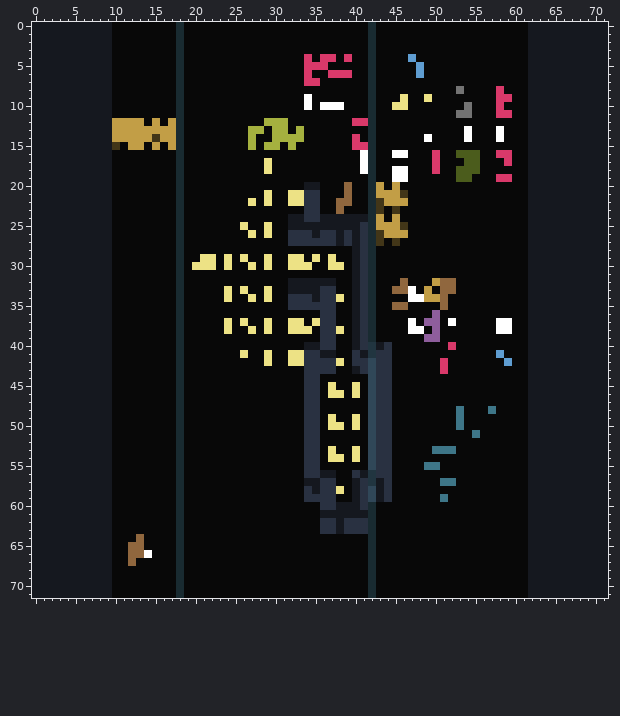
Two states of a sprite sheet, less.png. This is how it looked before the edit.
The file is 72x72 pixels. Colours within 5 levels of each other are drawn and written as one.
After:
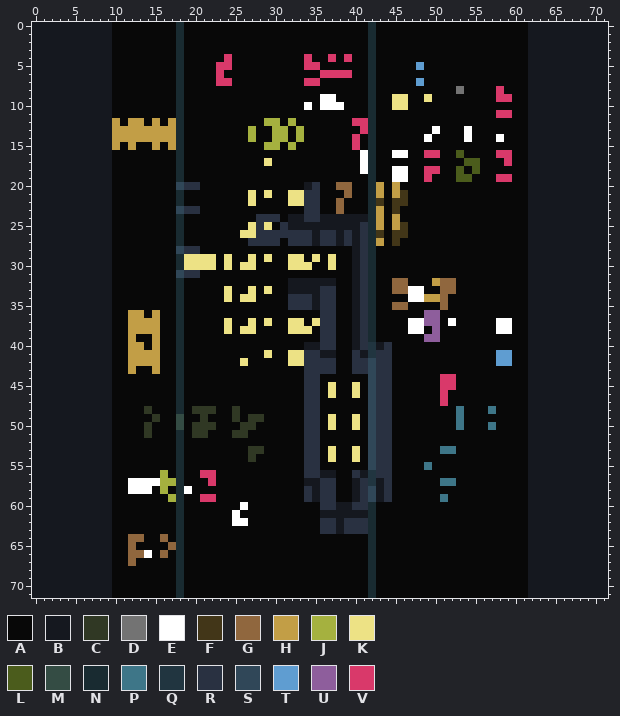
Palette (. is transparent): A #080808  B #15181f  C #303824  D #737373  E #ffffff  F #423618  G #90673e  H #c29e46  J #a5b13f  K #ede285  L #4b5c1c  M #344c44  N #192b31  P #3e7688  Q #213540  R #293141  S #304758  T #5f9dd1  U #8e5e9c  V #d9396a
What changed:
Changed rows in their new state; - is an unchanged pixel.
first column x 10:
 4 --------------V-----------A----------A------------
 5 -------------VV-----------A-----------------------
 6 -------------V----------A-V-----------A-----------
 7 -------------VV-----------------------T-----------
 9 ------------------------A-EE-------K--------------
10 --------------------------------------------A---A-
11 -------------------------------------------AA-----
12 -A-------------------AJ---------------------------
13 ------------------A------------V--------E-------A-
14 -----H----------------A---------------------------
15 H--A-------------A-------------A------------------
16 ---------------------------------------V----AA----
17 ----------------------------------------A---------
18 -------------------A-------------------V----A-----
19 ---------------------------------------V----------
20 --------SRR--------------R--G---------------------
21 -----------------K----------------A---------------
22 -------------------A---------A----AFF-------------
23 --------SRR----------------------H----------------
24 ------------------RRR-----------------------------
25 ----------------AKR--R------------A---------------
26 ----------------K-RRRR------------AFF-------------
27 -----------------RRRR----B-------H----------------
28 --------SRR---------------------------------------
29 ---------KK-----AK--------------------------------
30 ---------K------K--A--------A---------------------
31 --------SRR---------------------------------------
32 -----------------------------------G--------------
33 ----------------AK--------------------EA----------
34 ----------------K--A--------A---------------------
35 -------------------------B------------------------
36 --HH-H---------------------------------U----------
37 --HHHH----------AK--------------------E-----------
38 --HHHH----------K--A--------A---------------------
39 --H--H--------------------------------------------
40 --HH-H------------------------------------A-------
41 --HHHH----------A--------------------------------T
42 --HHHH----------K--A--------A------------A------T-
43 --H--H------------------------R----------A--------
44 -----------------------------------------VV-------
45 -----------------------------------------VV-------
46 ----------------------------A------------V--------
47 -----------------------------------------V--------
48 ----C-----CCC--C----------------------------------
49 -----C--M--C---C-CC-------------------------------
50 ----C---M-CCC---CC----------A------------------P--
51 ----C-----CC---CC----------------------------A----
53 -----------------CC---------------------A---------
54 -----------------C----------A---------------------
55 ----------------------------------------A---------
56 ------J----VV-------------------------------------
57 --EEEEJJ----V-------------------------------------
58 --EEE-J--E------------------A---------------------
59 -------J---VV------------B------------------------
60 ----------------E-------------R-------------------
61 ---------------E----------------------------------
62 ---------------EE---------------------------------
64 --G---G-------------------------------------------
65 ---A---G------------------------------------------
66 ------G-------------------------------------------
